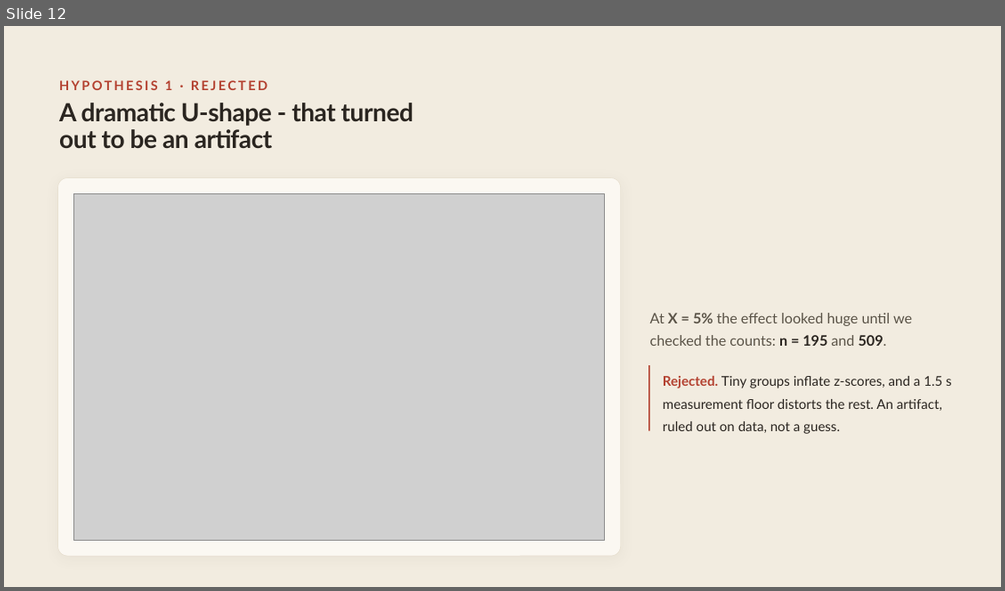
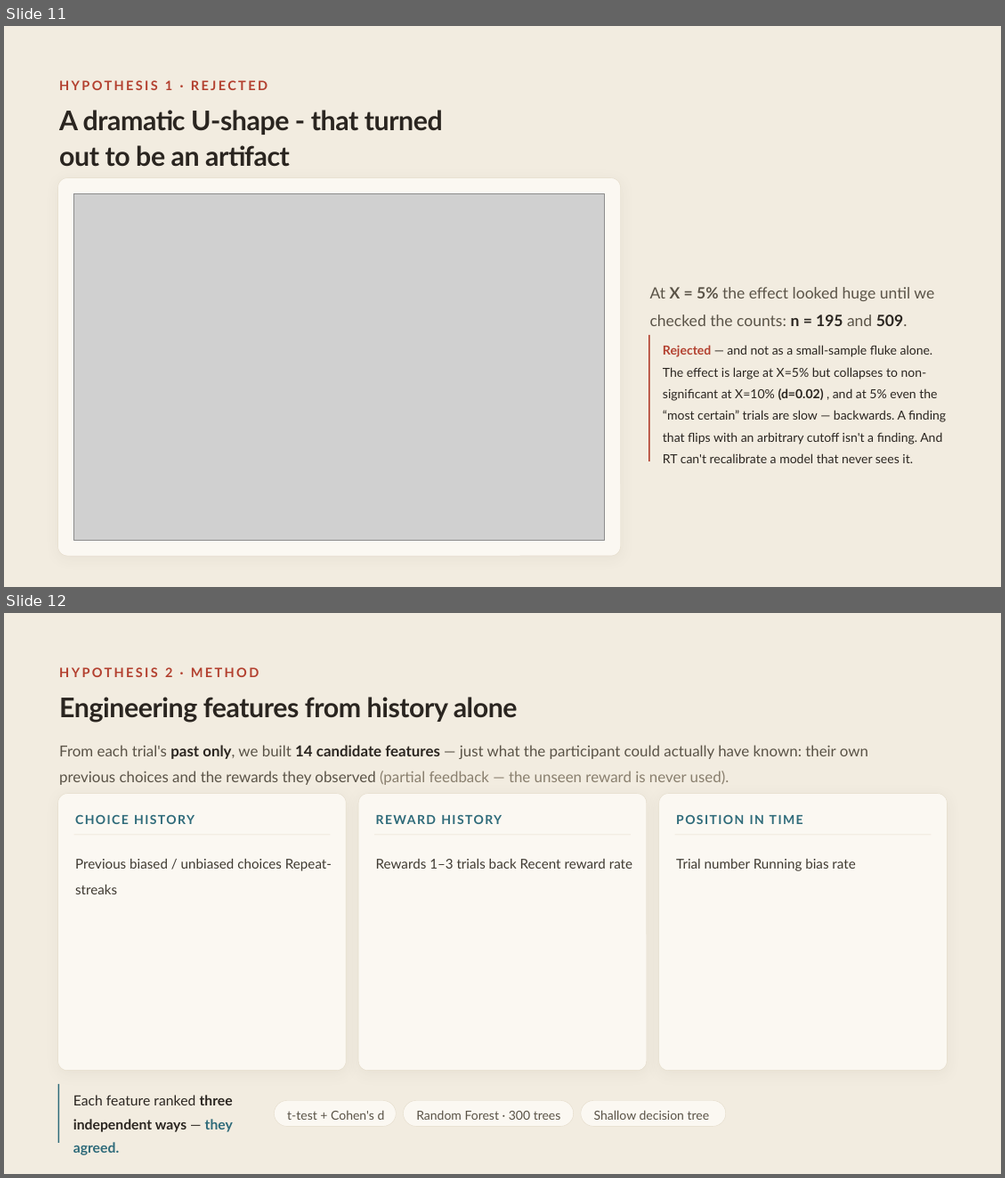
Before and after one commit to ShirHolzman/Amirim-Research, a slide deck: Amirim-Presentation.pptx. Shown one above the other, each under a label of ours: slide 12 before the commit, slides 11 and 12 after it. The pictures are 1005x591 and 1005x1178 pixels, drawn with LibreOffice and Linux fonts; fonts in the diff are those of the drawing; grey boxes stand for pictures. Boxes give left, top, right and bottom in pixels: in the first picture for what was removed or moved away, otherwise in the second. Text is boxed around its words. In the diff, an @@ line names an element or a change of style, - is before the commit and + after.

```diff
--- a/Amirim-Presentation.pptx
+++ b/Amirim-Presentation.pptx
@@ slide 12 added at (x1=4, y1=613, x2=1001, y2=1174), background #F2ECE0 @@
@@ text added at (x1=59, y1=667, x2=259, y2=677), 18.8 pt, text #B3402F, bold @@
+HYPOTHESIS 2 · METHOD
@@ text added at (x1=59, y1=697, x2=518, y2=722), 39 pt, text #2A2520, bold @@
+Engineering features from history alone
@@ text added at (x1=59, y1=745, x2=868, y2=785), 21.8 pt, text #5A5347 @@
+From each trial's past only, we built 14 candidate features — just what the participant could actually have known: their own previous choices and the rewards they observed (partial feedback — the unseen reward is never used).
@@ rounded rectangle added at (x1=57, y1=794, x2=346, y2=1070), fill #FBF8F2, outline #E4DBC9 0.5 pt @@
@@ rounded rectangle added at (x1=358, y1=794, x2=647, y2=1070), fill #FBF8F2, outline #E4DBC9 0.5 pt @@
@@ rounded rectangle added at (x1=659, y1=794, x2=947, y2=1070), fill #FBF8F2, outline #E4DBC9 0.5 pt @@
@@ text added at (x1=73, y1=811, x2=356, y2=827), 18 pt, text #2F6B7A, bold @@
+CHOICE HISTORY
@@ text added at (x1=376, y1=815, x2=436, y2=824), 18 pt, text #2F6B7A, bold @@
+REWARD HISTORY
@@ text added at (x1=750, y1=815, x2=803, y2=824), 18 pt, text #2F6B7A, bold @@
+POSITION IN TIME
@@ rectangle added at (x1=73, y1=835, x2=330, y2=835), fill #E4DBC9 @@
@@ rectangle added at (x1=374, y1=835, x2=631, y2=835), fill #E4DBC9 @@
@@ rectangle added at (x1=675, y1=835, x2=931, y2=835), fill #E4DBC9 @@
@@ text added at (x1=75, y1=859, x2=332, y2=894), 19.5 pt, text #3F3A32 @@
+Previous biased / unbiased choices Repeat-streaks
@@ text added at (x1=376, y1=859, x2=632, y2=868), 19.5 pt, text #3F3A32 @@
+Rewards 1–3 trials back Recent reward rate
@@ text added at (x1=676, y1=859, x2=855, y2=871), 19.5 pt, text #3F3A32 @@
+Trial number Running bias rate
@@ rectangle added at (x1=57, y1=1084, x2=59, y2=1143), fill #2F6B7A @@
@@ text added at (x1=73, y1=1094, x2=233, y2=1155), 20.2 pt, text #2A2520, bold @@
+Each feature ranked three independent ways — they agreed.
@@ rounded rectangle added at (x1=275, y1=1101, x2=396, y2=1127), fill #FBF8F2, outline #E4DBC9 0.5 pt @@
@@ text added at (x1=287, y1=1110, x2=385, y2=1119), 18 pt, text #5A5347 @@
+t-test + Cohen's d
@@ rounded rectangle added at (x1=404, y1=1101, x2=574, y2=1127), fill #FBF8F2, outline #E4DBC9 0.5 pt @@
@@ text added at (x1=416, y1=1110, x2=561, y2=1119), 18 pt, text #5A5347 @@
+Random Forest · 300 trees
@@ rounded rectangle added at (x1=581, y1=1101, x2=726, y2=1127), fill #FBF8F2, outline #E4DBC9 0.5 pt @@
@@ text added at (x1=594, y1=1110, x2=710, y2=1119), 18 pt, text #5A5347 @@
+Shallow decision tree
@@ what was slide 12 is now slide 11 @@
@@ slide 11 changed as well @@
@@ text "A dramatic U-shape - that ..." at (x1=59, y1=110, x2=443, y2=167): size 36.1 to 39 pt; line spacing 0.9 to 1.1 @@
@@ text "At X = 5% the ..." moved from (x1=650, y1=313, x2=912, y2=346) to (x1=650, y1=287, x2=934, y2=326) @@
@@ text "At X = 5% the ..." at (x1=650, y1=287, x2=934, y2=326): size 20.8 to 22.5 pt; line spacing 1.3 to 1.5 @@
@@ rectangle resized from (x1=648, y1=365, x2=650, y2=431) to (x1=648, y1=335, x2=650, y2=461) @@
@@ text at (x1=663, y1=345, x2=946, y2=463): text changed; size 19.4 to 18 pt @@
-Rejected. Tiny groups inflate z-scores, and a 1.5 s measurement floor distorts the rest. An artifact, ruled out on data, not a guess.
+Rejected — and not as a small-sample fluke alone. The effect is large at X=5% but collapses to non-significant at X=10% (d=0.02) , and at 5% even the “most certain” trials are slow — backwards. A finding that flips with an arbitrary cutoff isn't a finding. And RT can't recalibrate a model that never sees it.
```
Also in this commit, not shown: 15 other slides changed, 1 other slide added, 2 slides removed, 2 other files.
